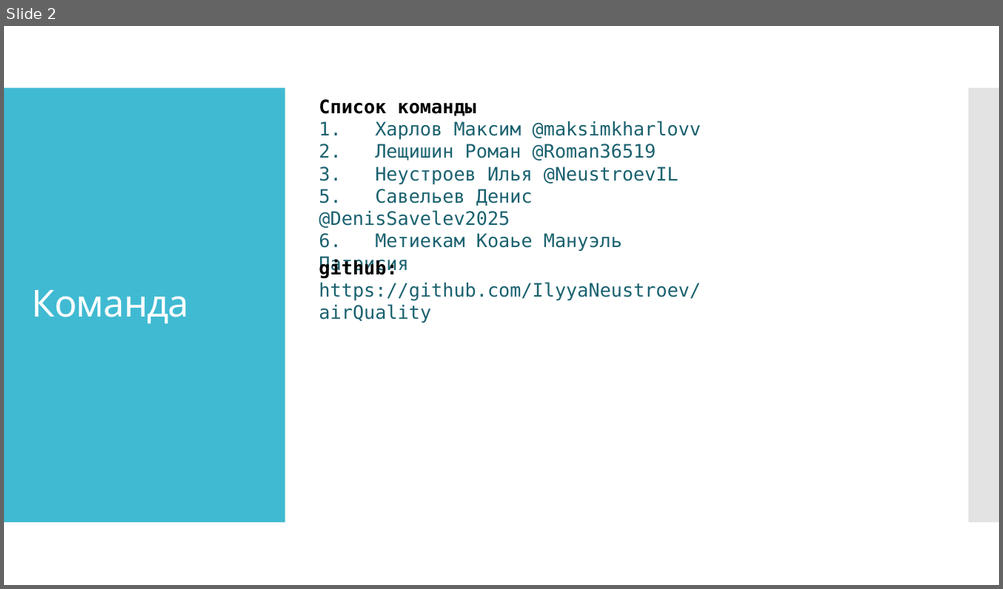
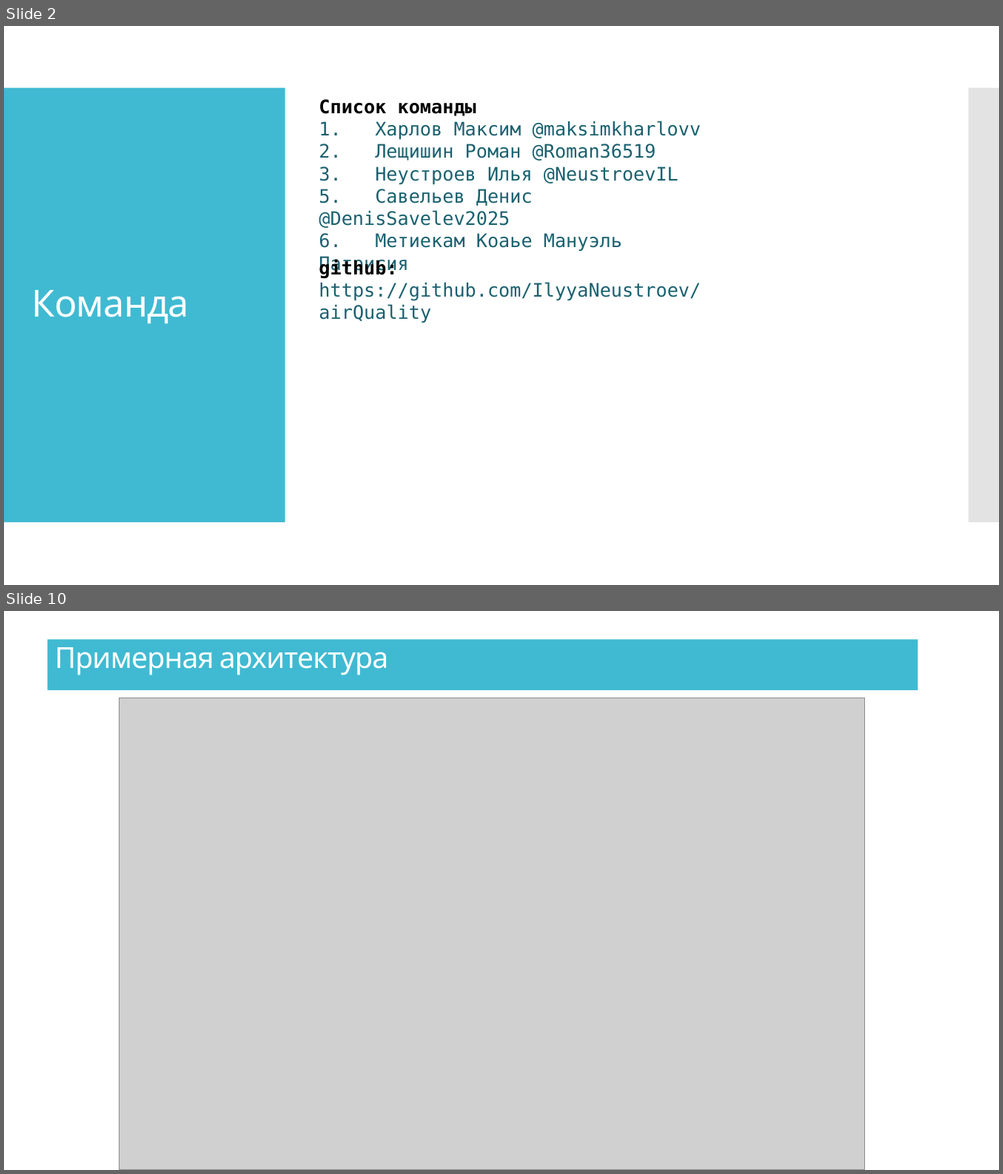
Before and after one commit to IlyyaNeustroev/airQuality, a slide deck: Презентация/АэроМонитор.pptx. Shown one above the other, each under a label of ours: slide 2 before the commit, slides 2 and 10 after it; the slides between them are not shown. The pictures are 1003x589 and 1003x1174 pixels, drawn with LibreOffice and Linux fonts; fonts in the diff are those of the drawing; grey boxes stand for pictures. Boxes give left, top, right and bottom in pixels: in the first picture for what was removed or moved away, otherwise in the second. Text is boxed around its words. In the diff, an @@ line names an element or a change of style, - is before the commit and + after.

```diff
--- a/Презентация/АэроМонитор.pptx
+++ b/Презентация/АэроМонитор.pptx
@@ slide 10 added at (x1=4, y1=611, x2=999, y2=1170), background #FFFFFF @@
@@ rectangle added at (x1=47, y1=639, x2=917, y2=690), fill #40BAD2, 28 pt, text #FFFFFF @@
+Примерная архитектура
@@ picture added at (x1=119, y1=698, x2=865, y2=1170) @@
@@ title added at (x1=11, y1=857, x2=181, y2=923), 28 pt, text #FFFFFF @@
+Примерная архитектура
```
Also in this commit, not shown: 3 slides changed, 7 other slides added, 1 slide removed, 7 other files.
